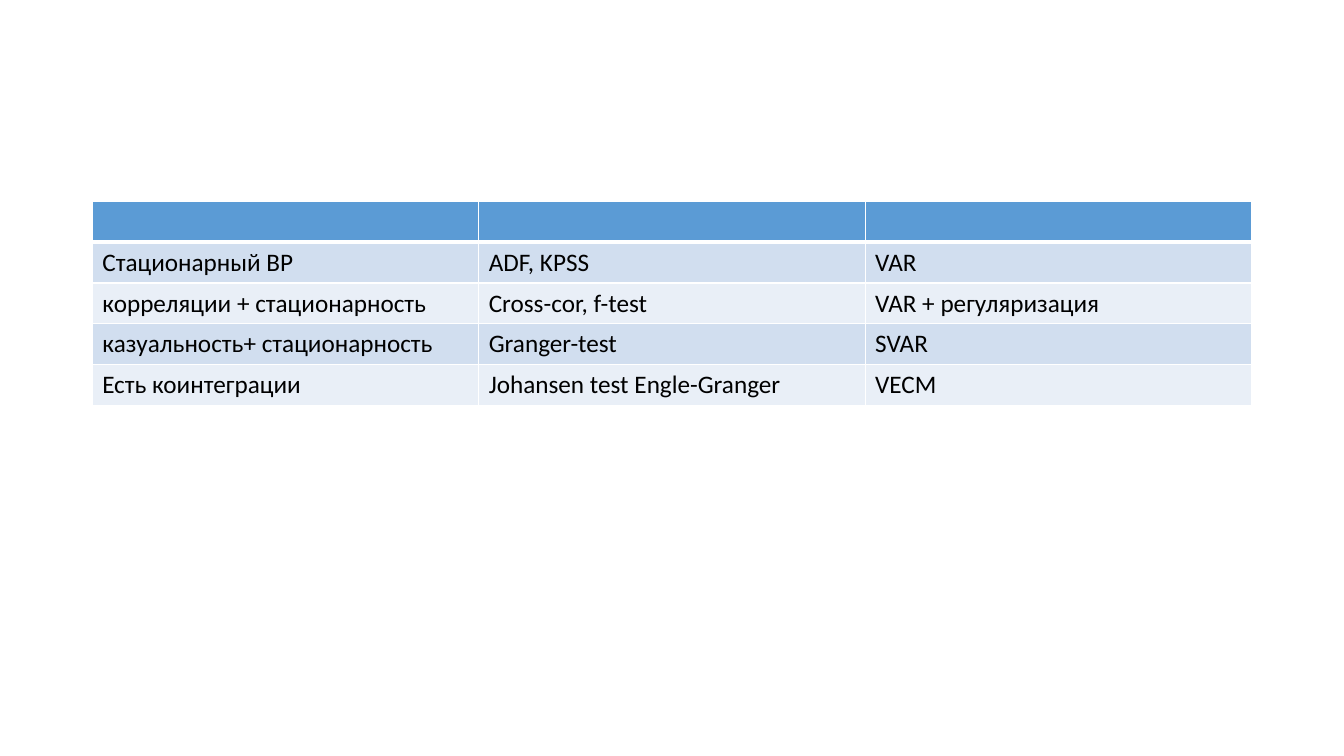
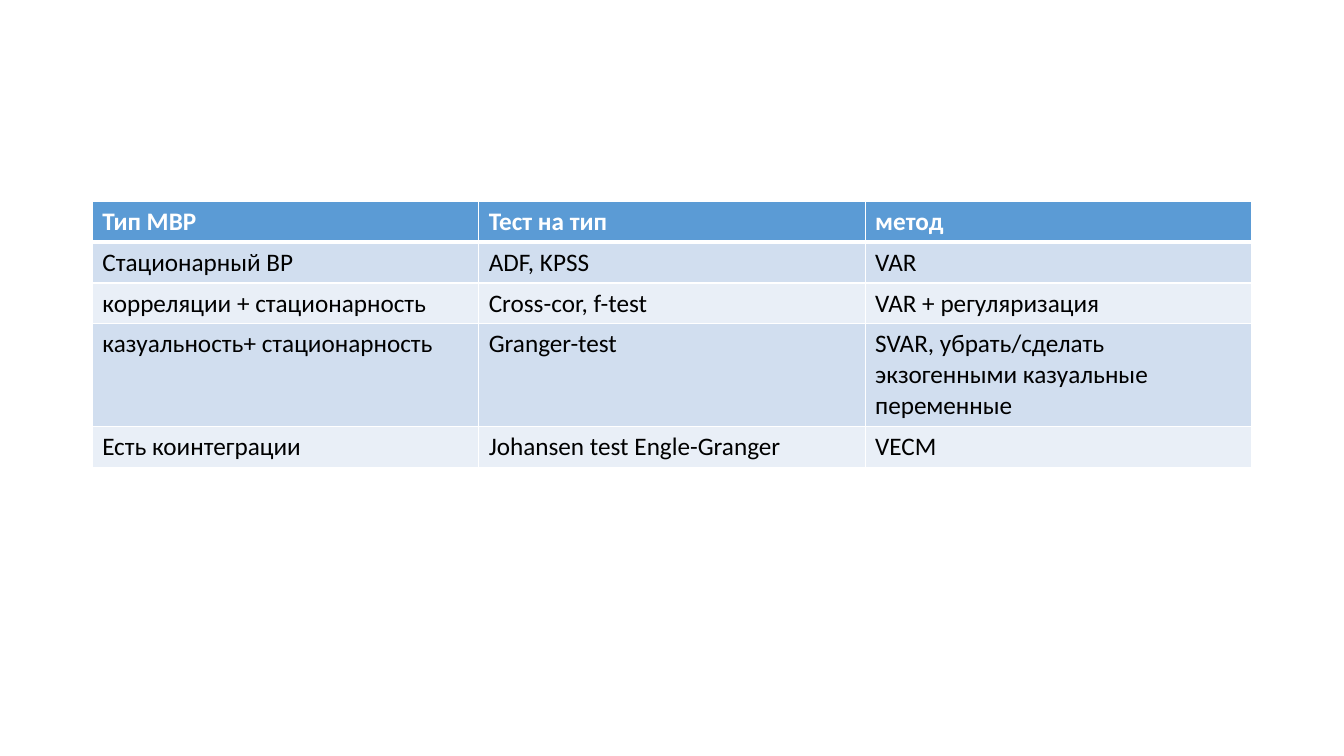
Before and after one commit to MVRonkin/TimeSeriesCourse, a slide deck: slide 14 of 2025/LEC/06-1 многомерные ВР.pptx (slide 13 before the commit). Drawn at 1344x756 pixels with LibreOffice and Linux fonts; fonts in the diff are those of the drawing. Boxes give left, top, right and bottom in pixels: in the first picture for what was removed or moved away, otherwise in the second. Text is boxed around its words. In the diff, an @@ line names an element or a change of style, - is before the commit and + after.

```diff
--- a/2025/LEC/06-1 многомерные ВР.pptx
+++ b/2025/LEC/06-1 многомерные ВР.pptx
@@ table at [93, 202, 1251, 466] @@
-row 1:  |  | 
+row 1: Тип МВР | Тест на тип | метод
-row 4, column 3: SVAR
+row 4, column 3: SVAR, убрать/сделать экзогенными казуальные переменные
```
Also in this commit, not shown: 3 slides added.
